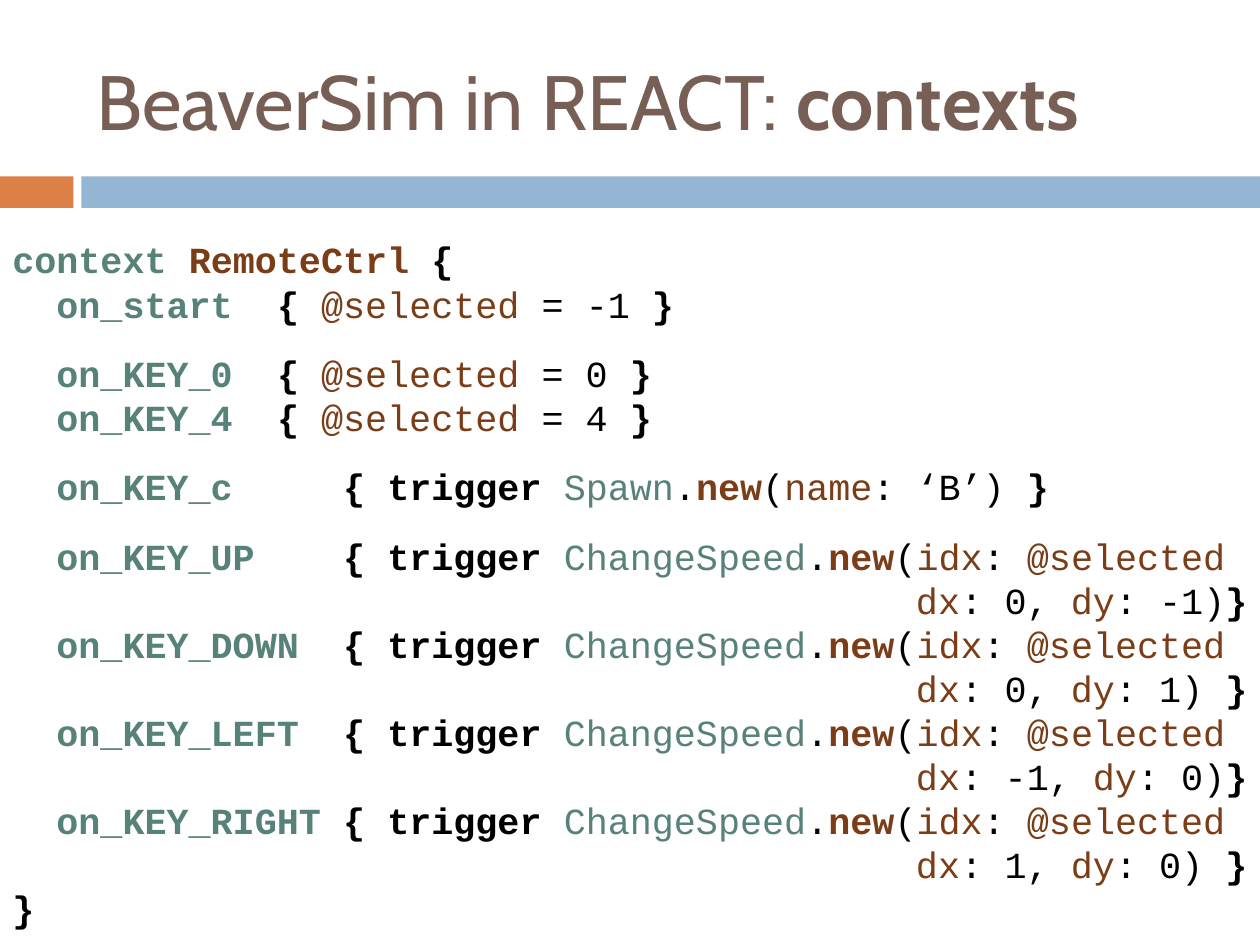
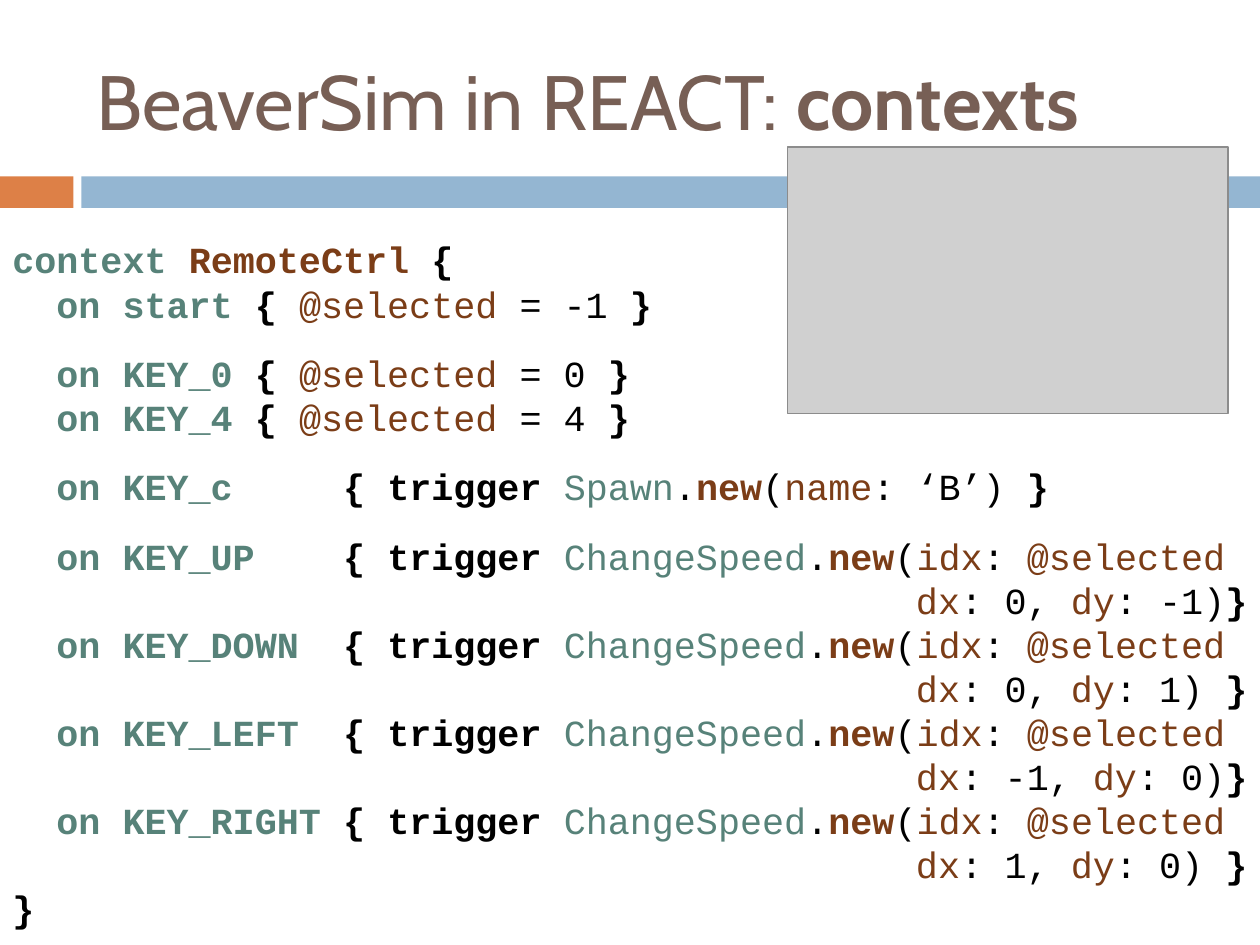
Before and after one commit to webguru412/React-Robots, a slide deck: slide 14 of talks/ppr-13-11-25.pptx (slide 12 before the commit). Drawn at 1260x945 pixels with LibreOffice and Linux fonts; fonts in the diff are those of the drawing; grey boxes stand for pictures. Boxes give left, top, right and bottom in pixels: in the first picture for what was removed or moved away, otherwise in the second. Text is boxed around its words. In the diff, an @@ line names an element or a change of style, - is before the commit and + after.

Commit message:
updated slides; small gui changes to beaversim for lo-res

```diff
--- a/talks/ppr-13-11-25.pptx
+++ b/talks/ppr-13-11-25.pptx
@@ picture added at [788, 147, 1228, 413] @@
@@ text at [56, 291, 1225, 578]: text changed @@
-on_start { @selected = -1 }
-on_KEY_0 { @selected = 0 }
-on_KEY_4 { @selected = 4 }
-on_KEY_c { trigger Spawn.new(name: ‘B’) }
-on_KEY_UP { trigger ChangeSpeed.new(idx: @selected
+on start { @selected = -1 }
+on KEY_0 { @selected = 0 }
+on KEY_4 { @selected = 4 }
+on KEY_c { trigger Spawn.new(name: ‘B’) }
+on KEY_UP { trigger ChangeSpeed.new(idx: @selected
@@ text at [56, 632, 1225, 666]: text changed @@
-on_KEY_DOWN { trigger ChangeSpeed.new(idx: @selected
+on KEY_DOWN { trigger ChangeSpeed.new(idx: @selected
@@ text at [56, 720, 1225, 754]: text changed @@
-on_KEY_LEFT { trigger ChangeSpeed.new(idx: @selected
+on KEY_LEFT { trigger ChangeSpeed.new(idx: @selected
@@ text at [56, 808, 1225, 842]: text changed @@
-on_KEY_RIGHT { trigger ChangeSpeed.new(idx: @selected
+on KEY_RIGHT { trigger ChangeSpeed.new(idx: @selected
```
Also in this commit, not shown: 6 other slides changed, 5 slides added, 2 slides removed, 3 other files.
